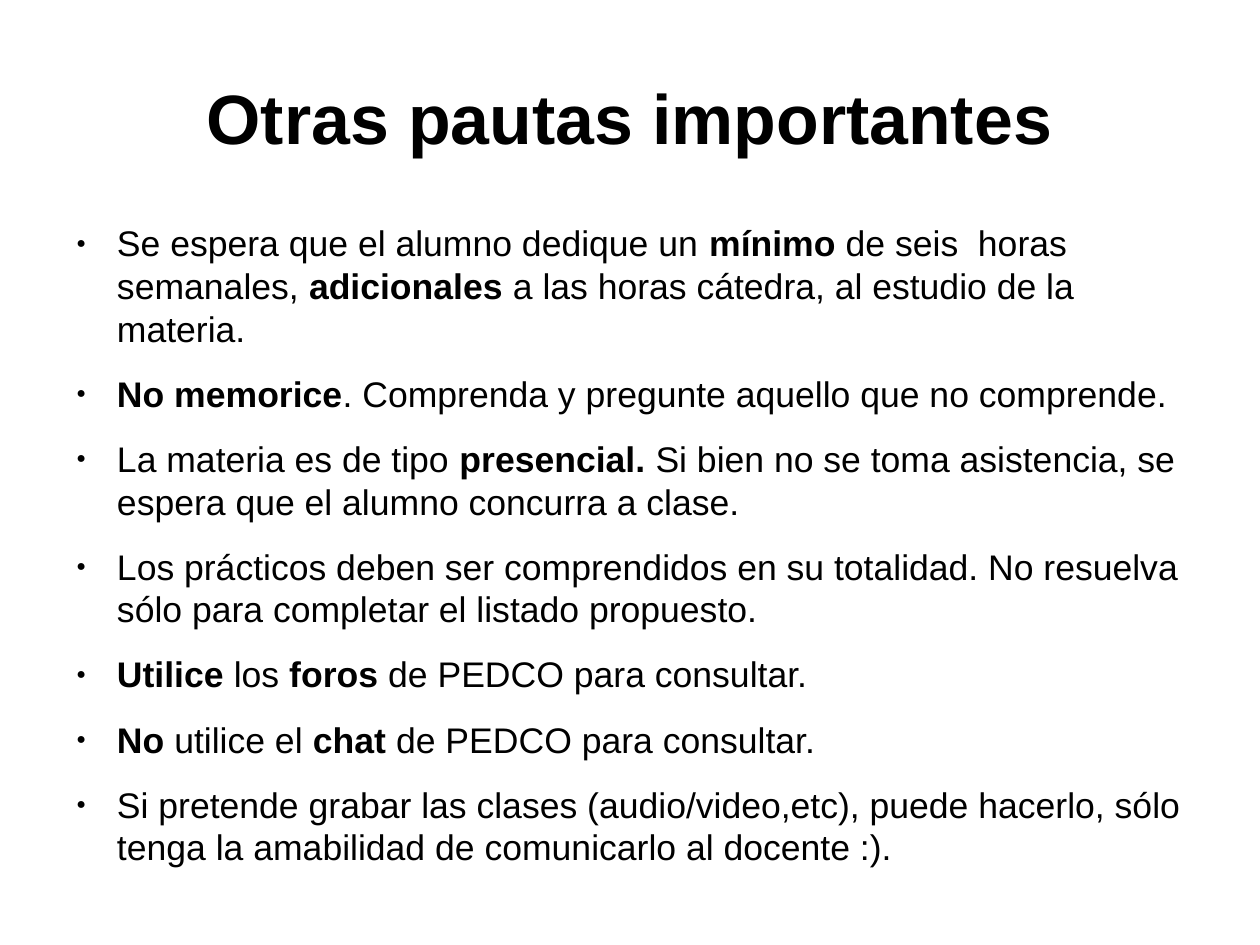
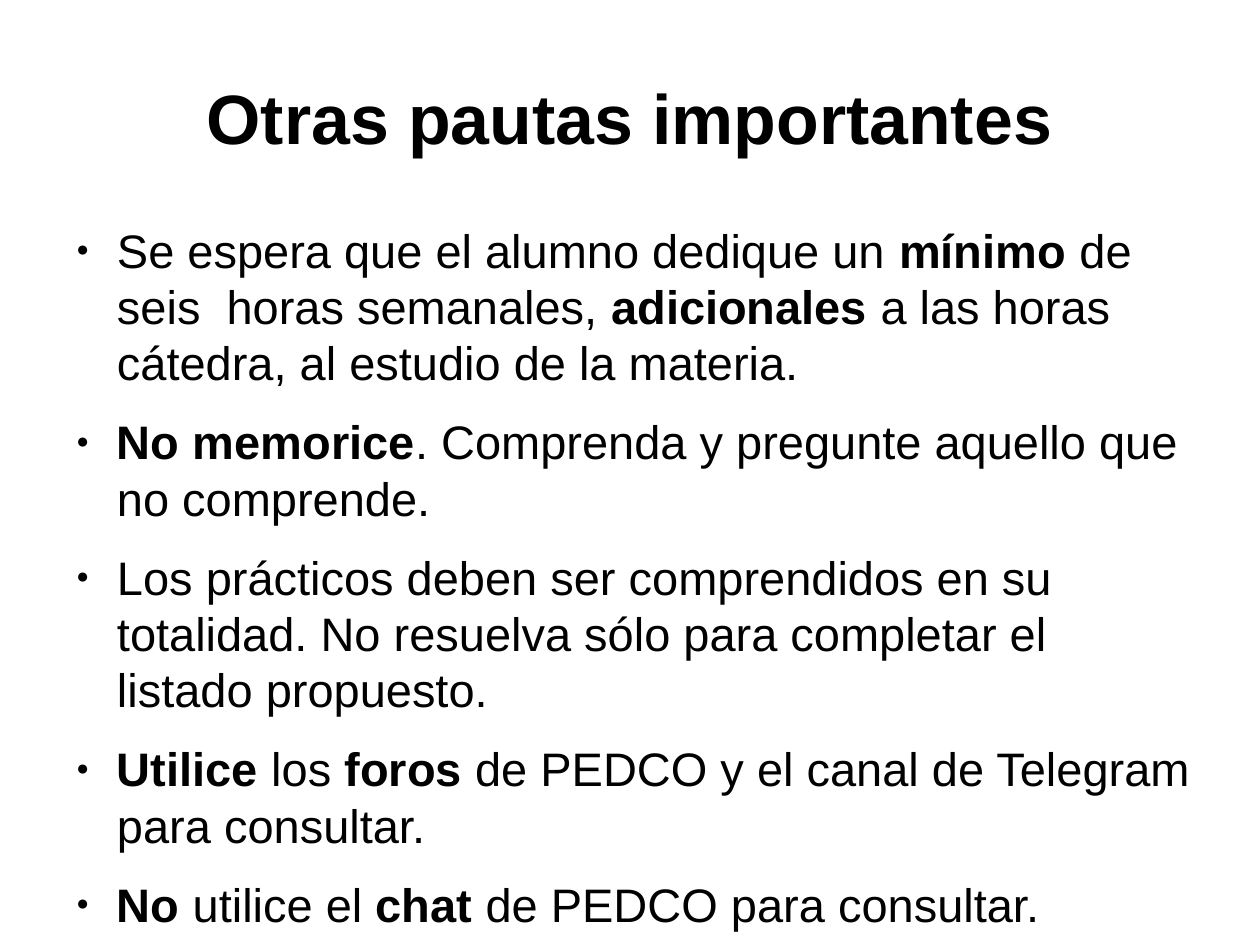
Before and after one commit to niniadcobre/asa, a slide deck: slide 5 of pautas.odp. Drawn at 1260x945 pixels with LibreOffice and Linux fonts; fonts in the diff are those of the drawing. Boxes give left, top, right and bottom in pixels: in the first picture for what was removed or moved away, otherwise in the second. Text is boxed around its words. In the diff, an @@ line names an element or a change of style, - is before the commit and + after.

```diff
--- a/pautas.odp
+++ b/pautas.odp
@@ text at box(117, 233, 1177, 930): size 22.4 to 29.6 pt in "Se espera que el alumno dedique un ...", "No memorice. Comprenda y pregunte aquello que ...", "Los prácticos deben ser comprendidos en su ...", "No utilice el chat de PEDCO para ..." @@
@@ text at box(117, 446, 1175, 522): paragraph removed @@
-● La materia es de tipo presencial. Si bien no se toma asistencia, se espera que el alumno concurra a clase.
@@ text at box(117, 752, 1189, 852): text changed; size 22.4 to 29.6 pt @@
-● Utilice los foros de PEDCO para consultar.
+● Utilice los foros de PEDCO y el canal de Telegram para consultar.
@@ text at box(117, 791, 1180, 868): paragraph removed @@
-● Si pretende grabar las clases (audio/video,etc), puede hacerlo, sólo tenga la amabilidad de comunicarlo al docente :).
```
Also in this commit, not shown: 3 other slides changed, 8 other files.
